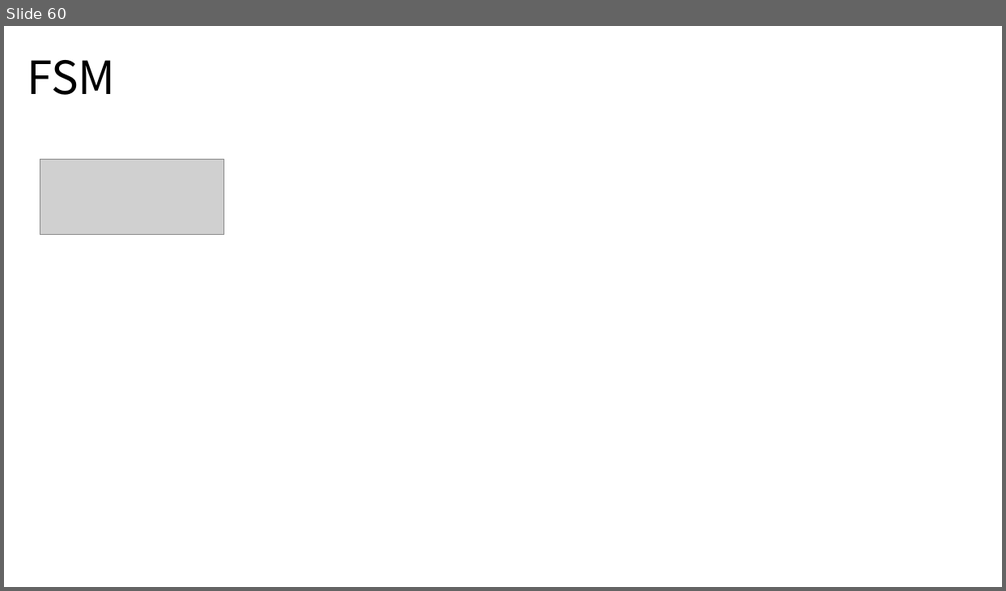
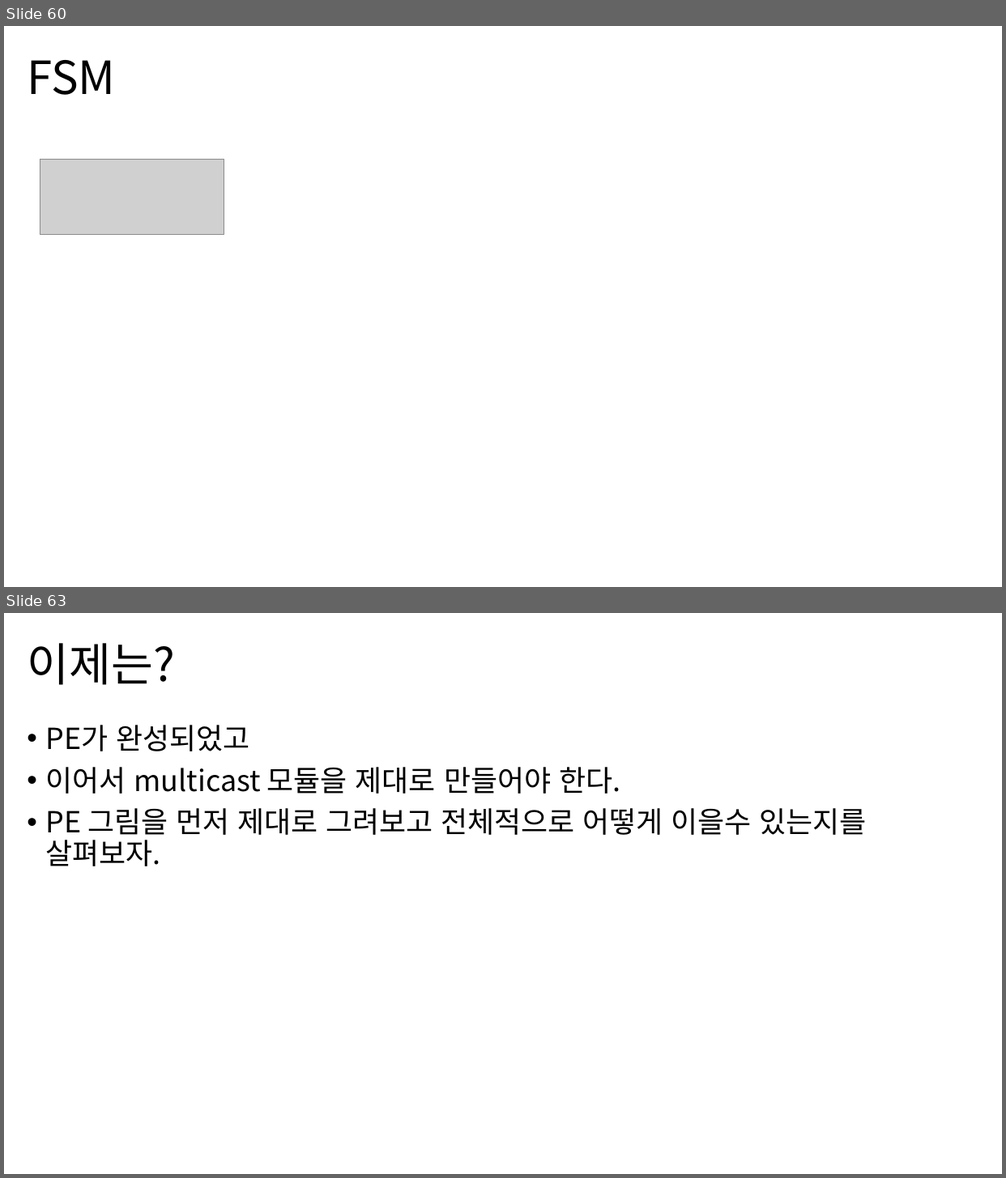
Before and after one commit to dldldlfma/ETRI-SW-SoC-base, a slide deck: eyeriss.pptx. Shown one above the other, each under a label of ours: slide 60 before the commit, slides 60 and 63 after it; the slides between them are not shown. The pictures are 1006x591 and 1006x1178 pixels, drawn with LibreOffice and Linux fonts; fonts in the diff are those of the drawing; grey boxes stand for pictures. Boxes give left, top, right and bottom in pixels: in the first picture for what was removed or moved away, otherwise in the second. Text is boxed around its words. In the diff, an @@ line names an element or a change of style, - is before the commit and + after.

```diff
--- a/eyeriss.pptx
+++ b/eyeriss.pptx
@@ slide 63 added at (4, 613, 1002, 1174), background #FFFFFF @@
@@ title added at (27, 643, 175, 685), 44 pt, text #000000 @@
+이제는?
@@ text added at (46, 725, 867, 867), 28 pt, text #000000 @@
+• PE가 완성되었고
+• 이어서 multicast 모듈을 제대로 만들어야 한다.
+• PE 그림을 먼저 제대로 그려보고 전체적으로 어떻게 이을수 있는지를 살펴보자.
```
Also in this commit, not shown: 1 slide changed, 5 other slides added, 2 other files.
